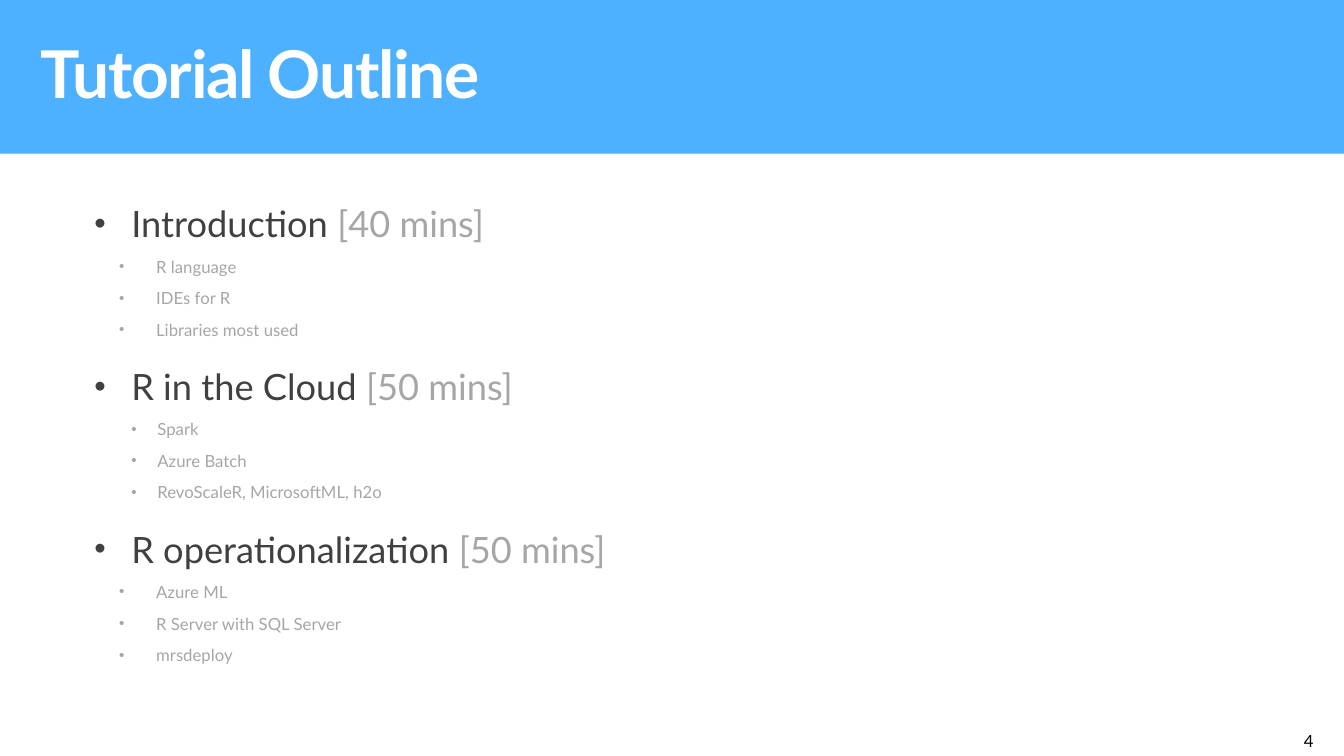
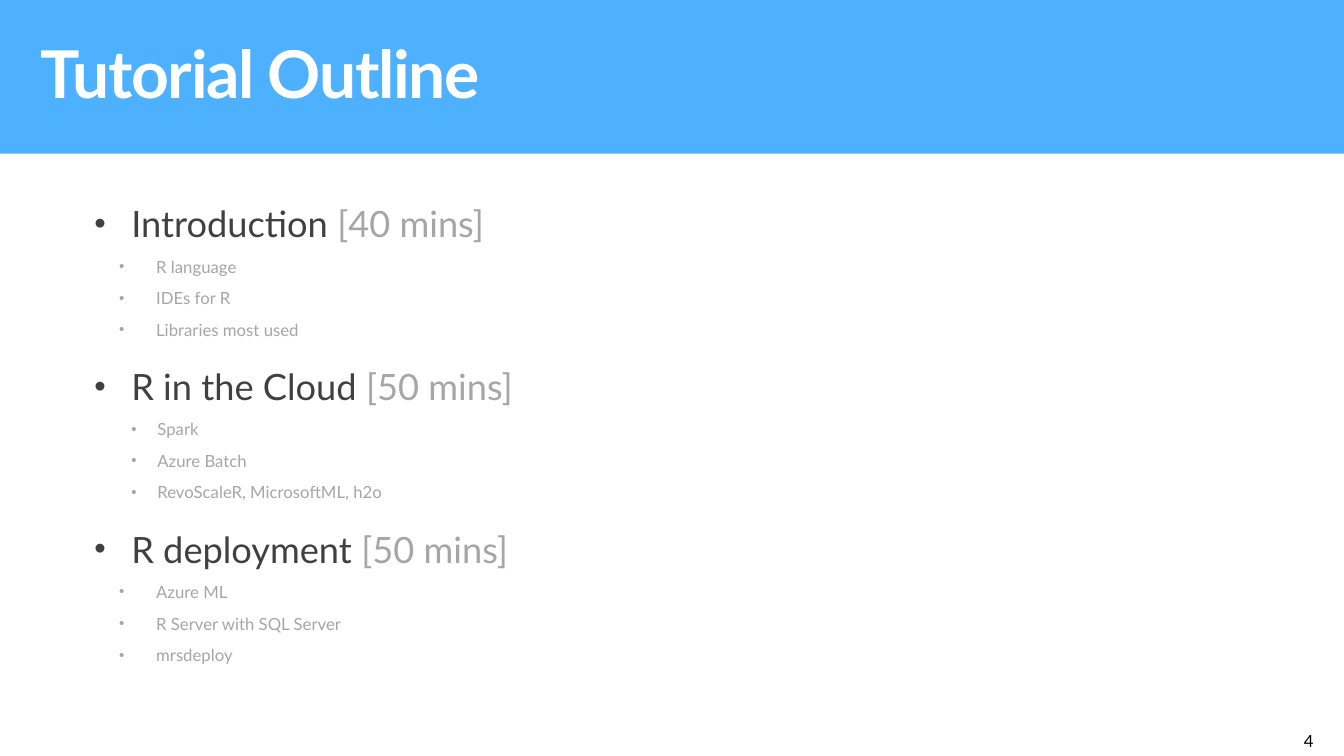
Before and after one commit to microsoft/AI-Immersion-Workshop, a slide deck: slide 4 of R server Tools for scaling R using Azure/docs/ToolsForScalingRUsingAzure.pptx. Drawn at 1344x756 pixels with LibreOffice and Linux fonts; fonts in the diff are those of the drawing; background and template pictures are left out. Boxes give left, top, right and bottom in pixels: in the first picture for what was removed or moved away, otherwise in the second. Text is boxed around its words. In the diff, an @@ line names an element or a change of style, - is before the commit and + after.

```diff
--- a/R server Tools for scaling R using Azure/docs/ToolsForScalingRUsingAzure.pptx
+++ b/R server Tools for scaling R using Azure/docs/ToolsForScalingRUsingAzure.pptx
@@ text at [131, 535, 508, 569]: text changed @@
-• R operationalization [50 mins]
+• R deployment [50 mins]
```
Also in this commit, not shown: 3 other slides changed.
